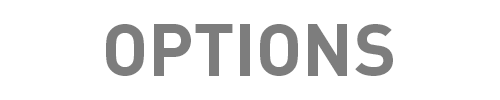
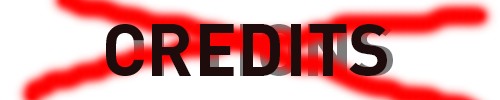
Comparing the layer stacks of the two w=500, h=100 images. Changes:
added layer "CREDITS" above "Layer 1" over bbox(106, 24, 387, 76)
added layer "Layer 1" above "OPTIONS" over bbox(13, 0, 498, 100)
